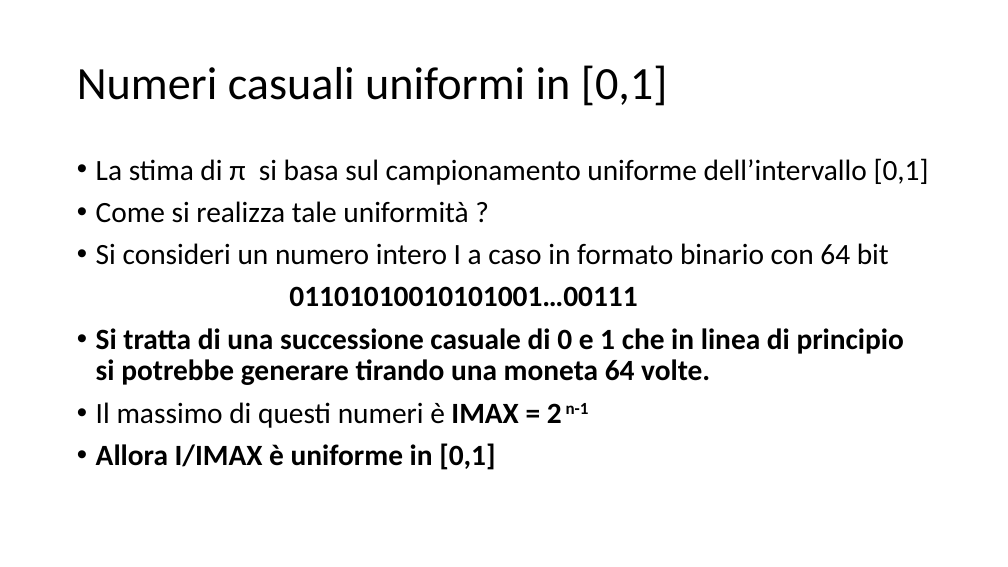
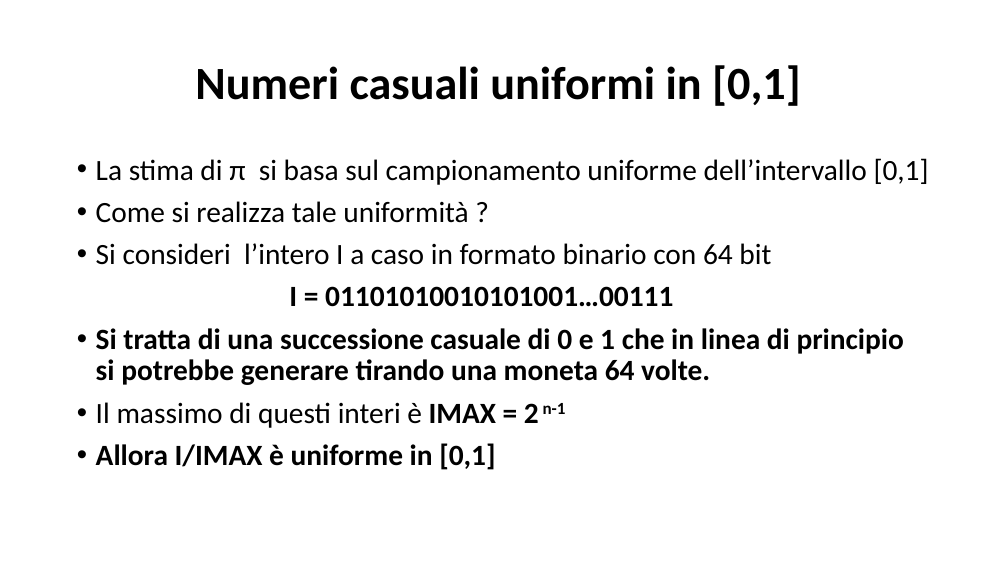
Before and after one commit to marcomonte94/Montecarlo, a slide deck: slide 11 of Slide Corso Metodi Montecarlo.pptx. Drawn at 1008x567 pixels with LibreOffice and Linux fonts; fonts in the diff are those of the drawing. Boxes give left, top, right and bottom in pixels: in the first picture for what was removed or moved away, otherwise in the second. Text is boxed around its words. In the diff, an @@ line names an element or a change of style, - is before the commit and + after.

```diff
--- a/Slide Corso Metodi Montecarlo.pptx
+++ b/Slide Corso Metodi Montecarlo.pptx
@@ title "Numeri casuali uniformi in [0,1]" at bbox=[195, 65, 801, 106]: bold on; alignment left to centre @@
@@ text at bbox=[96, 243, 771, 307]: text changed @@
-• Si consideri un numero intero I a caso in formato binario con 64 bit
-01101010010101001…00111
+• Si consideri l’intero I a caso in formato binario con 64 bit
+I = 01101010010101001…00111
@@ text at bbox=[96, 402, 566, 428]: text changed @@
-• Il massimo di questi numeri è IMAX = 2 n-1
+• Il massimo di questi interi è IMAX = 2 n-1
```
Also in this commit, not shown: 18 other slides changed, 16 slides added, 2 slides removed, 3 other files.
